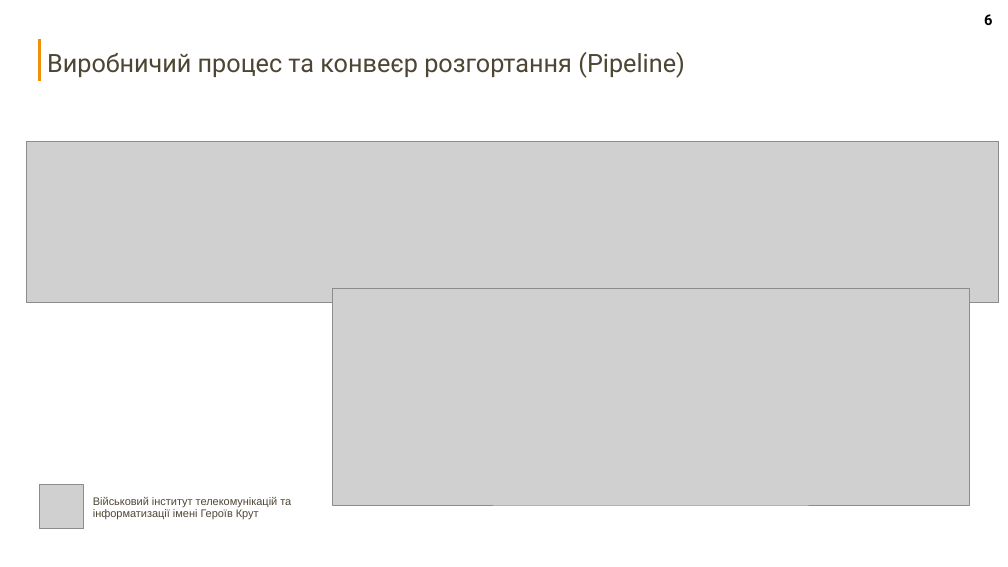
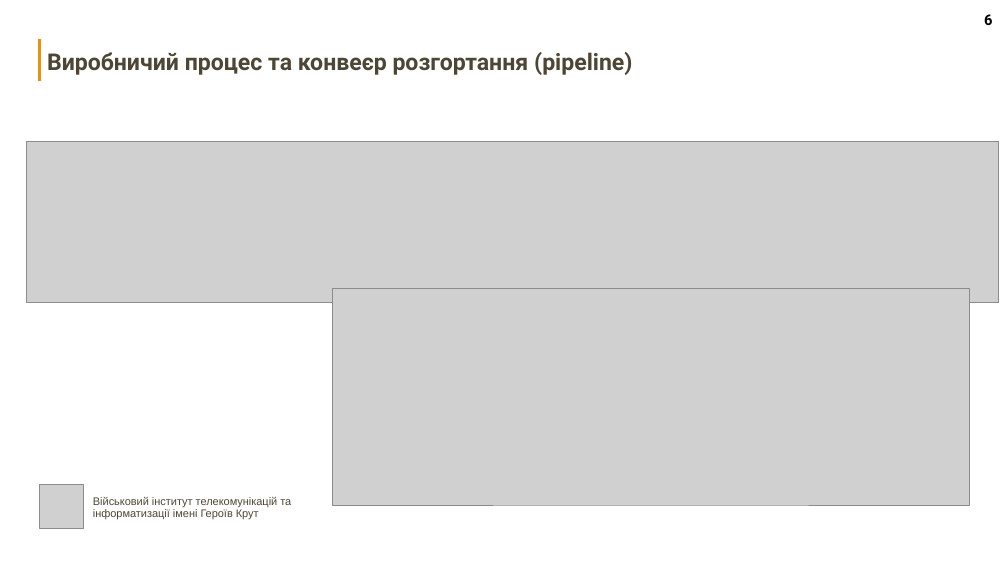
Before and after one commit to n1ta8080/diploma, a slide deck: slide 6 of презентація диплом.pptx. Drawn at 1008x567 pixels with LibreOffice and Linux fonts; fonts in the diff are those of the drawing; grey boxes stand for pictures. Boxes give left, top, right and bottom in pixels: in the first picture for what was removed or moved away, otherwise in the second. Text is boxed around its words. In the diff, an @@ line names an element or a change of style, - is before the commit and + after.

```diff
--- a/презентація диплом.pptx
+++ b/презентація диплом.pptx
@@ text at box(47, 52, 632, 75): text changed; size 24 to 22 pt; bold on @@
-Виробничий процес та конвеєр розгортання (Pipeline)
+Виробничий процес та конвеєр розгортання (pipeline)
```
Also in this commit, not shown: 12 other slides changed, 5 other files.
